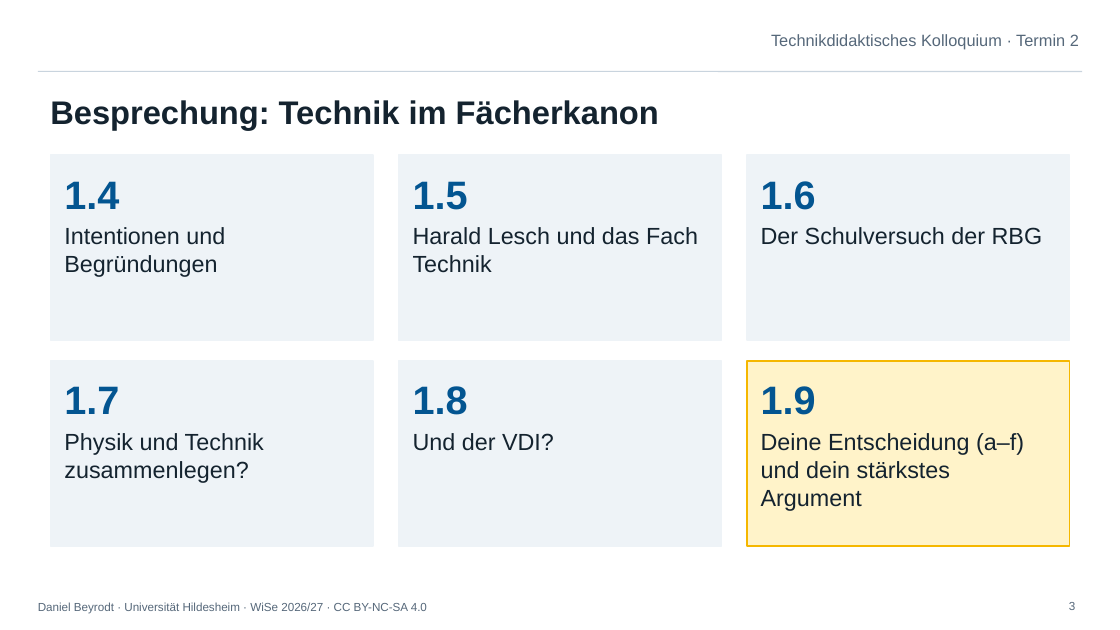
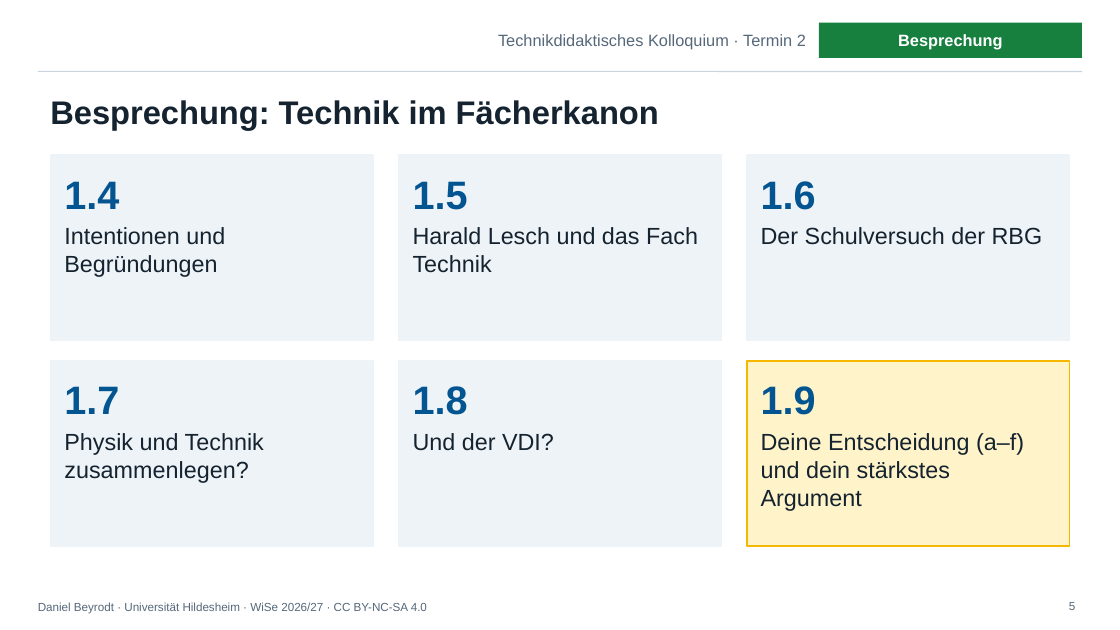
Before and after one commit to deinTechniklehrer/Uni-Hildesheim, a slide deck: slide 5 of technikdidaktisches-kolloquium/praesentationen/TdK_Termin-2_Mehrperspektivischer-Technikunterricht.pptx (slide 3 before the commit). Drawn at 1120x630 pixels with LibreOffice and Linux fonts; fonts in the diff are those of the drawing; background and template pictures are left out. Boxes give left, top, right and bottom in pixels: in the first picture for what was removed or moved away, otherwise in the second. Text is boxed around its words. In the diff, an @@ line names an element or a change of style, - is before the commit and + after.

```diff
--- a/technikdidaktisches-kolloquium/praesentationen/TdK_Termin-2_Mehrperspektivischer-Technikunterricht.pptx
+++ b/technikdidaktisches-kolloquium/praesentationen/TdK_Termin-2_Mehrperspektivischer-Technikunterricht.pptx
@@ text "Technikdidaktisches Kolloquium · Termin 2": place and size @@
-text "Technikdidaktisches Kolloquium · Termin 2" at <box>771,34,1079,49</box>
+text "Technikdidaktisches Kolloquium · Termin 2" at <box>498,34,806,49</box>
@@ rectangle added at <box>819,23,1082,58</box>, fill #17803F, 14 pt, text #FFFFFF, bold @@
+Besprechung
@@ page number at <box>1069,602,1075,610</box>: text changed @@
-3
+5
```
Also in this commit, not shown: 7 other slides changed, 6 slides added, 1 slide removed, 8 other files.
